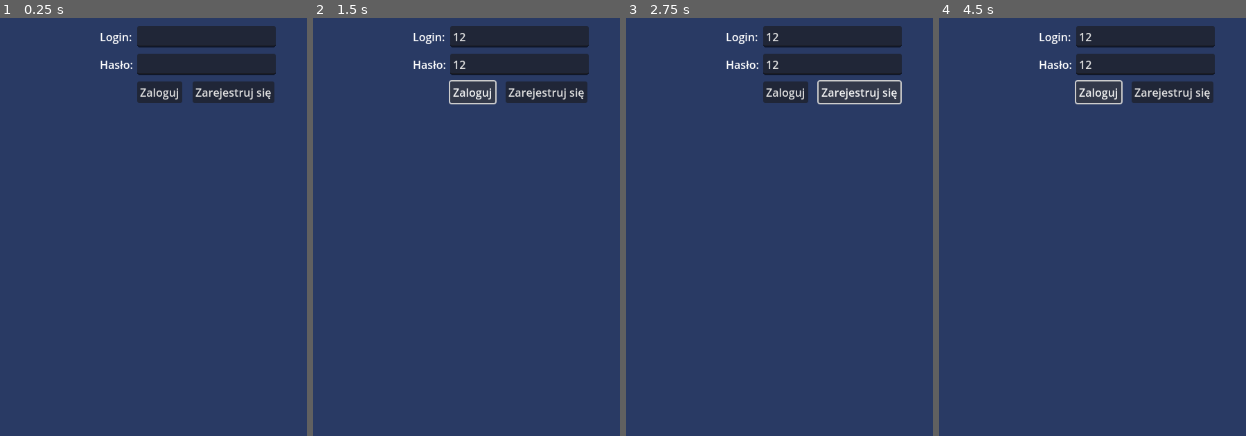
Above: before the commit, frames 1-4 (left to right).
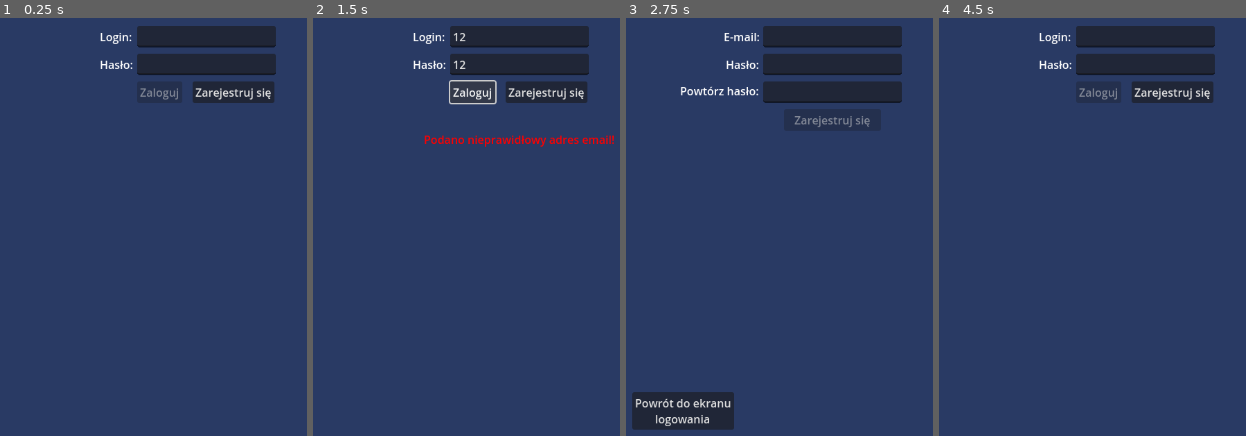
Above: after the commit, the same moments.

Repository: MateuszChoda/MediaLamus
Game: Godot game, scene res://Base/login_screen.tscn
The game is run twice, just before and just after one commit, with the same random seed, the same clock (stepped at 60 frames per second) and the same inputs.
Inputs (mouse positions are in pixels of both pictures, inside the frame that each line leads up to):
- Up to frame 1 (0.25 s): no input
- Up to frame 2 (1.5 s): click (518, 34) at 0.52 s; type "12" at 0.6 s; click (518, 63) at 0.75 s; type "12" at 0.83 s; click "Zaloguj" at 1.25 s
- Up to frame 3 (2.75 s): click "Zarejestruj się" at 2 s
- Up to frame 4 (4.5 s): click "Zaloguj" (after the commit: "Powrót do ekranu logowania") at 2.75 s; click "Zarejestruj się" at 3.5 s; click "Zaloguj" (after the commit: "Powrót do ekranu logowania") at 4.25 s

The runs differ from the first frame. In frame 1, 0.1% of the frame differs, in the area x 45-58%, y 16-20%; in frame 2, 0.7%; in frame 3, 4.9%, in the area x 1-90%, y 3-99%; in frame 4, 0.5%.

Commit message:
Register functionality added

Diff:
--- a/Base/Register_screen.tscn
+++ b/Base/Register_screen.tscn
@@ -1,7 +1,6 @@
 [gd_scene load_steps=2 format=3 uid="uid://dilvtyd1sl5qt"]
 
 [ext_resource type="Script" uid="uid://dpd3cgsx6h8b0" path="res://Scripts/register_screen.gd" id="1_rh3ov"]
-
 
 [node name="RegisterScreen" type="Control"]
 layout_mode = 3
@@ -112,7 +111,7 @@
 horizontal_alignment = 1
 vertical_alignment = 1
 
-[node name="Button" type="Button" parent="ColorRect"]
+[node name="Register" type="Button" parent="ColorRect"]
 layout_mode = 1
 anchors_preset = 8
 anchor_left = 0.5
@@ -127,7 +126,7 @@
 grow_vertical = 2
 text = "Zarejestruj się"
 
-[node name="Button2" type="Button" parent="ColorRect"]
+[node name="SignIn" type="Button" parent="ColorRect"]
 layout_mode = 1
 anchors_preset = 2
 anchor_top = 1.0
@@ -141,9 +140,22 @@
 logowania"
 
 [node name="Warning" type="Label" parent="ColorRect"]
-layout_mode = 0
-offset_right = 40.0
-offset_bottom = 23.0
+layout_mode = 1
+anchors_preset = 8
+anchor_left = 0.5
+anchor_top = 0.5
+anchor_right = 0.5
+anchor_bottom = 0.5
+offset_left = -200.0
+offset_top = 110.0
+offset_right = 200.0
+offset_bottom = 210.0
+grow_horizontal = 2
+grow_vertical = 2
+theme_override_colors/font_color = Color(1, 0, 0, 1)
+horizontal_alignment = 1
+vertical_alignment = 1
+autowrap_mode = 2
 
 [connection signal="text_changed" from="ColorRect/Login" to="." method="_on_login_text_changed"]
 [connection signal="text_submitted" from="ColorRect/Login" to="." method="_on_login_text_submitted"]
@@ -151,3 +163,5 @@
 [connection signal="text_submitted" from="ColorRect/Haslo" to="." method="_on_haslo_text_submitted"]
 [connection signal="text_changed" from="ColorRect/Haslo2" to="." method="_on_haslo_2_text_changed"]
 [connection signal="text_submitted" from="ColorRect/Haslo2" to="." method="_on_haslo_2_text_submitted"]
+[connection signal="pressed" from="ColorRect/Register" to="." method="_on_register_pressed"]
+[connection signal="pressed" from="ColorRect/SignIn" to="." method="_on_sign_in_pressed"]
--- a/Base/login_screen.tscn
+++ b/Base/login_screen.tscn
@@ -1,4 +1,6 @@
-[gd_scene format=3 uid="uid://b2md5qoi0oyxh"]
+[gd_scene load_steps=2 format=3 uid="uid://b2md5qoi0oyxh"]
+
+[ext_resource type="Script" uid="uid://basnav6i7lhxj" path="res://Scripts/login_screen.gd" id="1_85wjt"]
 
 [node name="LoginScreen" type="Control"]
 layout_mode = 3
@@ -7,6 +9,11 @@
 anchor_bottom = 1.0
 grow_horizontal = 2
 grow_vertical = 2
+script = ExtResource("1_85wjt")
+
+[node name="Timer" type="Timer" parent="."]
+wait_time = 300.0
+one_shot = true
 
 [node name="Background" type="ColorRect" parent="."]
 layout_mode = 1
@@ -91,7 +98,7 @@
 grow_vertical = 2
 text = "Zaloguj"
 
-[node name="Button" type="Button" parent="Background"]
+[node name="Register" type="Button" parent="Background"]
 layout_mode = 1
 anchors_preset = 8
 anchor_left = 0.5
@@ -105,3 +112,29 @@
 grow_horizontal = 2
 grow_vertical = 2
 text = "Zarejestruj się"
+
+[node name="Warning" type="Label" parent="Background"]
+layout_mode = 1
+anchors_preset = 8
+anchor_left = 0.5
+anchor_top = 0.5
+anchor_right = 0.5
+anchor_bottom = 0.5
+offset_left = -200.0
+offset_top = 70.0
+offset_right = 200.0
+offset_bottom = 170.0
+grow_horizontal = 2
+grow_vertical = 2
+theme_override_colors/font_color = Color(1, 0, 0, 1)
+horizontal_alignment = 1
+vertical_alignment = 1
+autowrap_mode = 2
+
+[connection signal="timeout" from="Timer" to="." method="_on_timer_timeout"]
+[connection signal="text_changed" from="Background/Login" to="." method="_on_login_text_changed"]
+[connection signal="text_submitted" from="Background/Login" to="." method="_on_login_text_submitted"]
+[connection signal="text_changed" from="Background/Haslo" to="." method="_on_haslo_text_changed"]
+[connection signal="text_submitted" from="Background/Haslo" to="." method="_on_haslo_text_submitted"]
+[connection signal="pressed" from="Background/SignIn" to="." method="_on_sign_in_pressed"]
+[connection signal="pressed" from="Background/Register" to="." method="_on_register_pressed"]
--- a/Scripts/global.gd
+++ b/Scripts/global.gd
@@ -11,6 +11,7 @@
 signal scene_changed
 signal wrong_password
 signal wrong_login
+signal mismatched_password
 
 func _ready() -> void:
 	current_scene_name = get_tree().get_current_scene().name
@@ -35,3 +36,13 @@
 			wrong_password.emit()
 	else:
 		wrong_login.emit()
+
+func register_pressed(login, password, passconf, scene_path):
+	if login_data.has(login) == false:
+		if password == passconf:
+			login_data.set(login, password)
+			change_scene(scene_path)
+		else:
+			mismatched_password.emit()
+	else:
+		wrong_login.emit()
--- a/Scripts/login_screen.gd
+++ b/Scripts/login_screen.gd
@@ -30,7 +30,7 @@
 
 func _on_haslo_text_submitted(new_text: String) -> void:
 	if login.text != "":
-		pass
+		Global.sign_in_pressed(login.text, password.text, "res://Base/main_screen.tscn")
 	else:
 		warning.text = "Podaj adres email!"
 		warning.visible = true
@@ -38,7 +38,7 @@
 
 func _on_login_text_submitted(new_text: String) -> void:
 	if password.text != "":
-		pass
+		Global.sign_in_pressed(login.text, password.text, "res://Base/main_screen.tscn")
 	else:
 		warning.text = "Podaj hasło!"
 		warning.visible = true
@@ -47,9 +47,6 @@
 func _on_sign_in_pressed() -> void:
 	if login.text != "" and password.text != "":
 		Global.sign_in_pressed(login.text, password.text, "res://Base/main_screen.tscn")
-	else:
-		warning.text = "Podaj email i hasło!"
-		warning.visible = true
 
 
 func _on_register_pressed() -> void:
--- a/Scripts/register_screen.gd
+++ b/Scripts/register_screen.gd
@@ -1,25 +1,86 @@
 extends Control
 
+@onready var login = $ColorRect/Login
+@onready var haslo = $ColorRect/Haslo
+@onready var haslo2 = $ColorRect/Haslo2
+@onready var warning = $ColorRect/Warning
+@onready var register = $ColorRect/Register
+
+func _ready():
+	warning.visible = false
+	register.disabled = true
+	Global.wrong_login.connect(_on_wrong_login)
+	Global.mismatched_password.connect(_on_mismatched_password)
 
 func _on_login_text_changed(new_text: String) -> void:
-	pass # Replace with function body.
-
+	if haslo.text != "" and haslo2.text != "":
+		register.disabled = false
 
 func _on_login_text_submitted(new_text: String) -> void:
-	pass # Replace with function body.
+	if haslo.text != "" and haslo2.text != "":
+		Global.register_pressed(login.text, haslo.text, haslo2.text, "res://Base/login_screen.tscn")
+	elif haslo.text != "":
+		warning.text = "Potwierdź hasło!"
+		warning.visible = true
+	elif haslo2.text != "":
+		warning.text = "Podaj hasło!"
+		warning.visible = true
+	else:
+		warning.text = "Podaj i potwierdź hasło!"
+		warning.visible = true
+
 
 
 func _on_haslo_text_changed(new_text: String) -> void:
-	pass # Replace with function body.
+	if haslo.text != "" and haslo2.text != "":
+		register.disabled = false
 
 
 func _on_haslo_text_submitted(new_text: String) -> void:
-	pass # Replace with function body.
+	if login.text != "" and haslo2.text != "":
+		Global.register_pressed(login.text, haslo.text, haslo2.text, "res://Base/login_screen.tscn")
+	elif login.text != "":
+		warning.text = "Potwierdź hasło!"
+		warning.visible = true
+	elif haslo2.text != "":
+		warning.text = "Podaj login!"
+		warning.visible = true
+	else:
+		warning.text = "Podaj email i potwierdź hasło!"
+		warning.visible = true
 
 
 func _on_haslo_2_text_changed(new_text: String) -> void:
-	pass # Replace with function body.
+	if haslo.text != "" and haslo2.text != "":
+		register.disabled = false
 
 
 func _on_haslo_2_text_submitted(new_text: String) -> void:
-	pass # Replace with function body.
+	if login.text != "" and haslo.text != "":
+		Global.register_pressed(login.text, haslo.text, haslo2.text, "res://Base/login_screen.tscn")
+	elif login.text != "":
+		warning.text = "Potwierdź hasło!"
+		warning.visible = true
+	elif haslo.text != "":
+		warning.text = "Podaj login!"
+		warning.visible = true
+	else:
+		warning.text = "Podaj email i hasło!"
+		warning.visible = true
+
+
+func _on_register_pressed() -> void:
+	if login.text != "" and haslo.text != "" and haslo2.text != "":
+		Global.register_pressed(login.text, haslo.text, haslo2.text, "res://Base/login_screen.tscn")
+
+
+func _on_sign_in_pressed() -> void:
+	Global.change_scene("res://Base/login_screen.tscn")
+
+func _on_wrong_login():
+	warning.text = "Podany adres email jest już zarejestrowany!"
+	warning.visible = true
+
+func _on_mismatched_password():
+	warning.text = "Podane hasła są różne!"
+	warning.visible = true
--- a/project.godot
+++ b/project.godot
@@ -15,6 +15,10 @@
 config/features=PackedStringArray("4.4", "Mobile")
 config/icon="res://icon.svg"
 
+[autoload]
+
+Global="*res://Scripts/global.gd"
+
 [display]
 
 window/size/viewport_width=648
